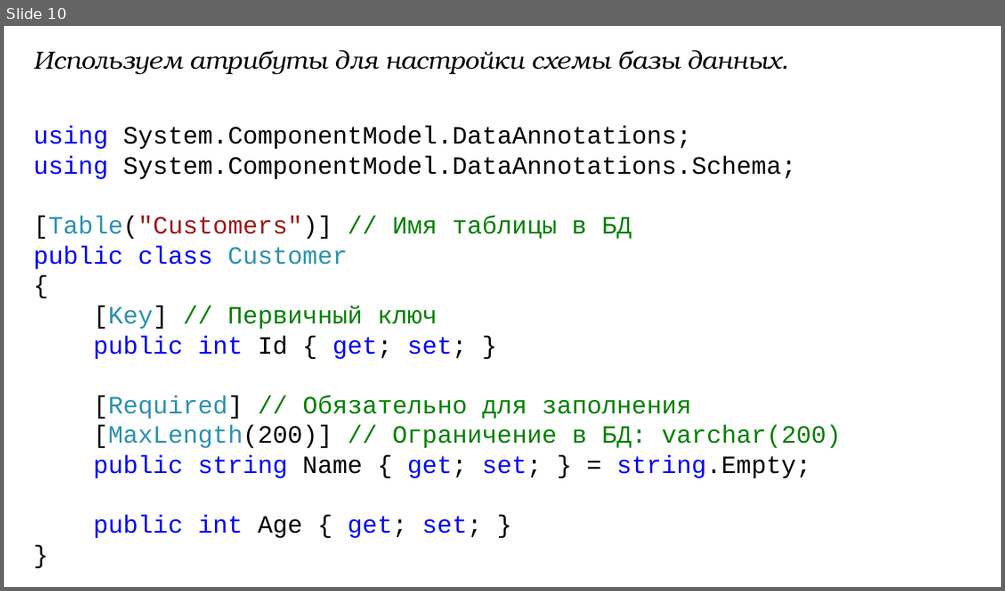
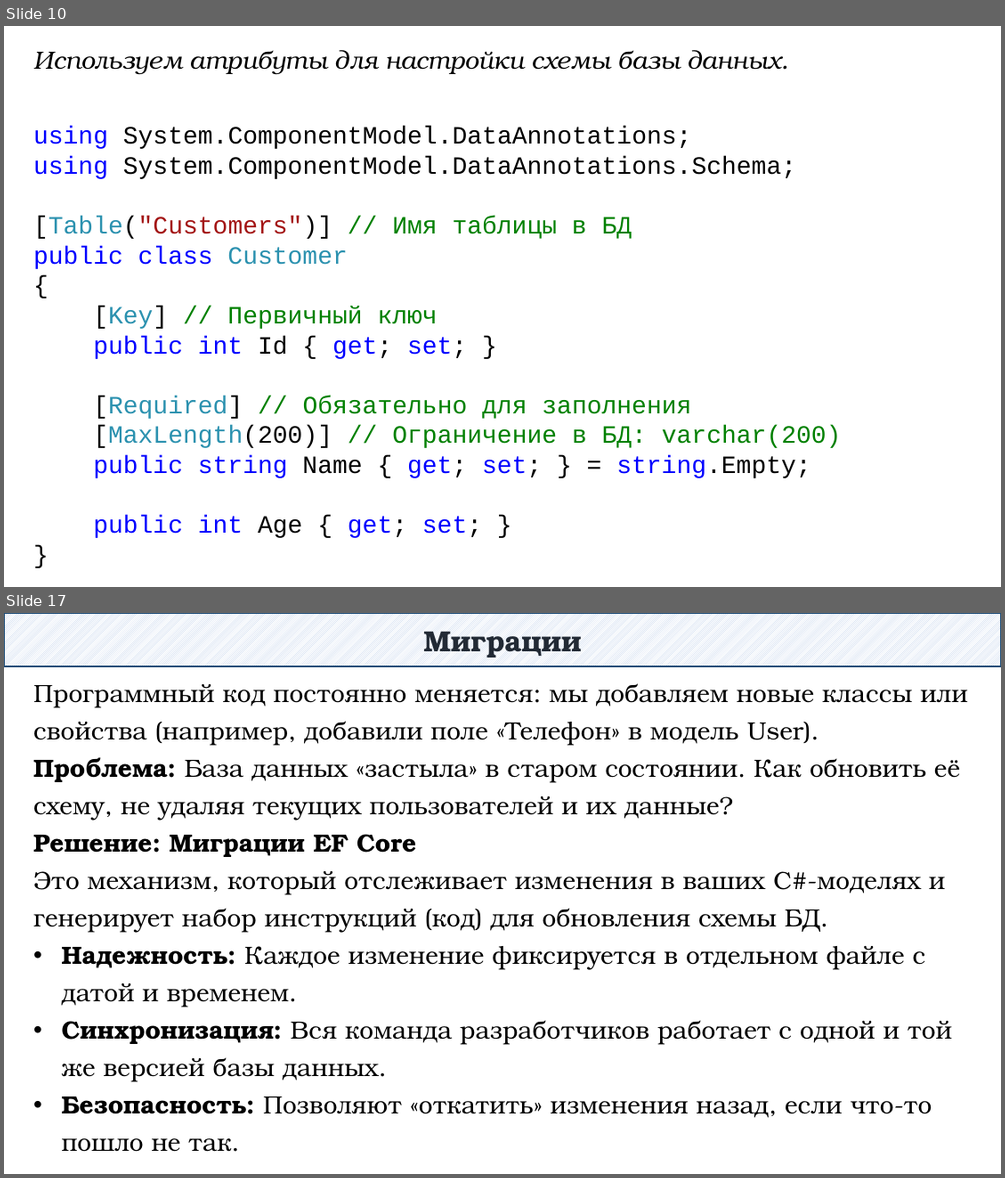
Before and after one commit to DaniilKlyukin/OOP-6, a slide deck: Лекции/ООП 2 лек 6.pptx. Shown one above the other, each under a label of ours: slide 10 before the commit, slides 10 and 17 after it; the slides between them are not shown. The pictures are 1005x591 and 1005x1178 pixels, drawn with LibreOffice and Linux fonts; fonts in the diff are those of the drawing. Boxes give left, top, right and bottom in pixels: in the first picture for what was removed or moved away, otherwise in the second. Text is boxed around its words. In the diff, an @@ line names an element or a change of style, - is before the commit and + after.

```diff
--- a/Лекции/ООП 2 лек 6.pptx
+++ b/Лекции/ООП 2 лек 6.pptx
@@ slide 17 added at box(4, 613, 1001, 1174), background #FFFFFF @@
@@ rectangle added at box(4, 613, 1001, 666), fill pattern #B4C7E7 on #FFFFFF, outline #1F4E79 1.25 pt, 28 pt, text #222A35, bold @@
+Миграции
@@ text added at box(33, 683, 967, 1151), 24 pt, text #000000 @@
+Программный код постоянно меняется: мы добавляем новые классы или свойства (например, добавили поле «Телефон» в модель User).
+Проблема: База данных «застыла» в старом состоянии. Как обновить её схему, не удаляя текущих пользователей и их данные?
+Решение: Миграции EF Core
+Это механизм, который отслеживает изменения в ваших C#-моделях и генерирует набор инструкций (код) для обновления схемы БД.
+• Надежность: Каждое изменение фиксируется в отдельном файле с датой и временем.
+• Синхронизация: Вся команда разработчиков работает с одной и той же версией базы данных.
+• Безопасность: Позволяют «откатить» изменения назад, если что-то пошло не так.
```
Also in this commit, not shown: 2 slides changed, 19 other slides added, 1 slide removed.
